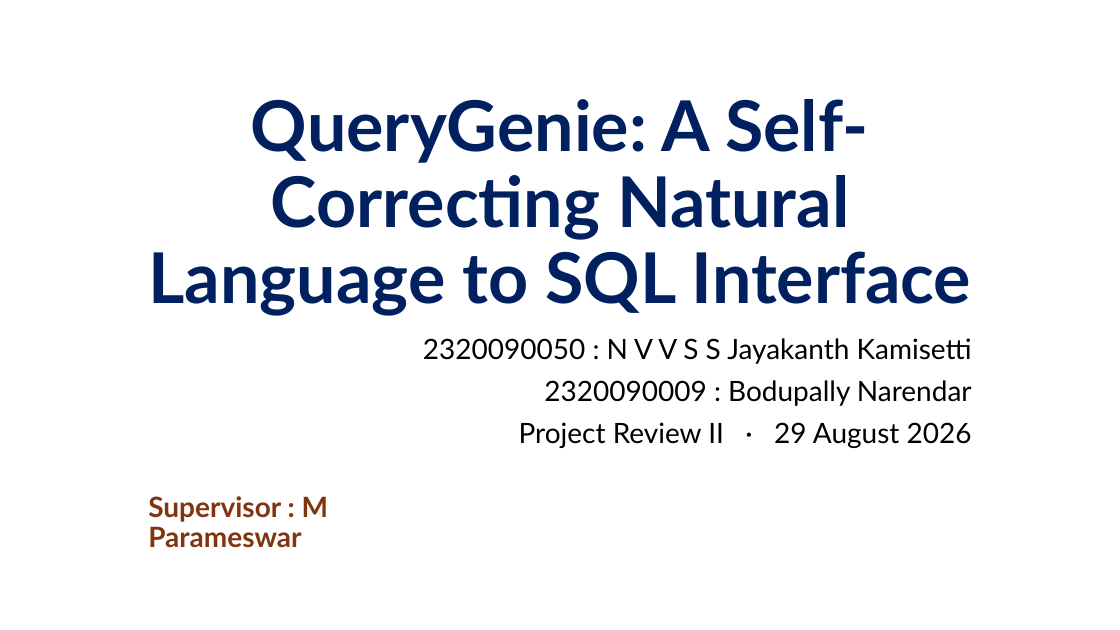
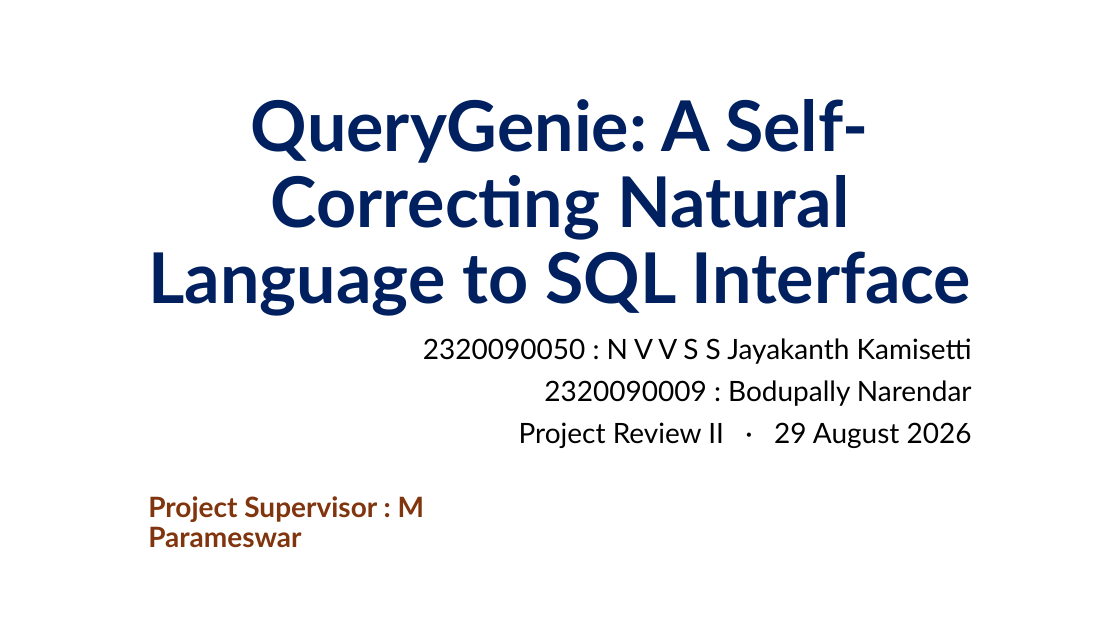
Before and after one commit to jayakanthh/QueryGenie, a slide deck: slide 1 of docs/reviews/Review2_QueryGenie.pptx. Drawn at 1120x630 pixels with LibreOffice and Linux fonts; fonts in the diff are those of the drawing; background and template pictures are left out. Boxes give left, top, right and bottom in pixels: in the first picture for what was removed or moved away, otherwise in the second. Text is boxed around its words. In the diff, an @@ line names an element or a change of style, - is before the commit and + after.

```diff
--- a/docs/reviews/Review2_QueryGenie.pptx
+++ b/docs/reviews/Review2_QueryGenie.pptx
@@ text at <box>148,496,424,548</box>: text changed @@
-Supervisor : M Parameswar
+Project Supervisor : M Parameswar
```
Also in this commit, not shown: 8 other slides changed.
